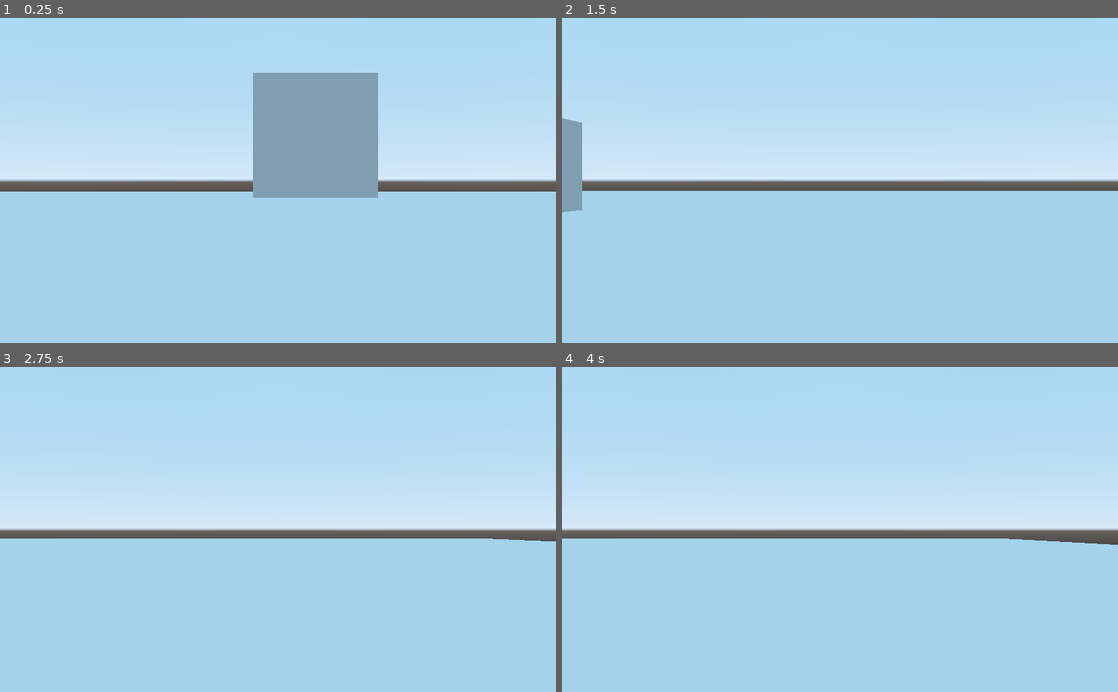
Above: before the commit, frames 1-4 (two rows, left to right).
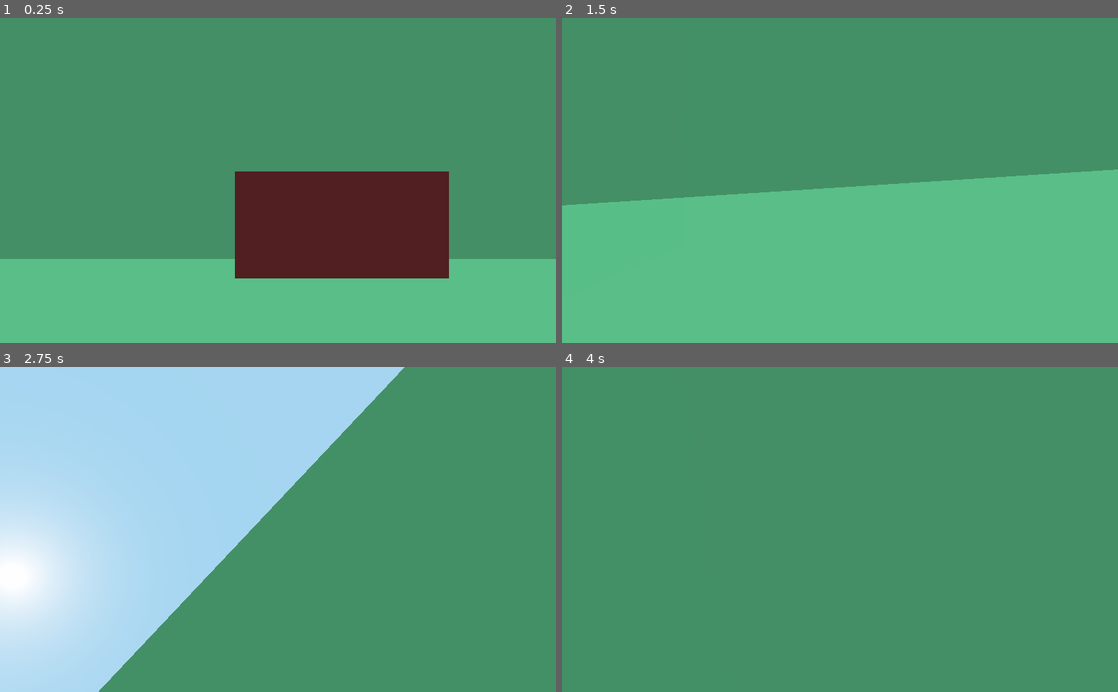
Above: after the commit, the same moments.

Repository: DocentSzachista/PiPG-demo
Game: Godot game, scene res://Main.tscn
The game is run twice, just before and just after one commit, with the same random seed, the same clock (stepped at 60 frames per second) and the same inputs. The project has no main scene, so this scene is started directly.
Inputs (mouse positions are in pixels of both pictures, inside the frame that each line leads up to):
- Up to frame 1 (0.25 s): no input
- Up to frame 2 (1.5 s): move the mouse to (962, 164) at 0.52 s; hold D (move_right) 0.53-1.28 s; hold Space (jump, bound only after the commit) 0.53-1.28 s; move the mouse to (728, 196) at 1.27 s; hold S (move_backward) from 1.28 s (still down); tap W (move_foward) at 1.35 s
- Up to frame 3 (2.75 s): tap Space (jump, bound only after the commit) at 1.52, 1.55, 1.82 s; move the mouse to (333, 458) at 2.02 s; release S (move_backward) at 2.03 s; hold D (move_right) from 2.03 s (still down); hold Space (jump, bound only after the commit) from 2.03 s (still down)
- Up to frame 4 (4 s): move the mouse to (812, 594) at 2.77 s; release Space (jump, bound only after the commit) at 2.78 s; tap W (move_foward) at 2.85 s; tap Space (jump, bound only after the commit) at 3.02, 3.05, 3.32 s; move the mouse to (1006, 578) at 3.52 s; release D (move_right) at 3.53 s; hold A (move_left) from 3.53 s (still down); hold Space (jump, bound only after the commit) from 3.53 s (still down)

The runs differ from the first frame. In frame 1, 100% of the frame differs, in the area x 0-100%, y 0-100%; in frame 2, 100%; in frame 3, 66%; in frame 4, 100%.

Commit message:
add camera rotation and jumping

Diff:
--- a/Demo-version/Main.tscn
+++ b/Demo-version/Main.tscn
@@ -1,34 +1,31 @@
-[gd_scene load_steps=6 format=2]
+[gd_scene load_steps=7 format=2]
 
 [ext_resource path="res://assets/Player/Player.tscn" type="PackedScene" id=1]
 
-[sub_resource type="BoxShape" id=1]
-extents = Vector3( 30, 0.5, 30 )
+[sub_resource type="BoxShape" id=3]
+extents = Vector3( 1, 0.5, 1 )
 
-[sub_resource type="CubeMesh" id=2]
-size = Vector3( 60, 1, 60 )
-
-[sub_resource type="BoxShape" id=3]
+[sub_resource type="SpatialMaterial" id=5]
+albedo_color = Color( 0.647059, 0.160784, 0.160784, 1 )
 
 [sub_resource type="CubeMesh" id=4]
+material = SubResource( 5 )
+size = Vector3( 2, 1, 2 )
+
+[sub_resource type="SpatialMaterial" id=6]
+albedo_color = Color( 0.54902, 0.905882, 0.572549, 1 )
+metallic = 0.16
+
+[sub_resource type="SpatialMaterial" id=7]
+albedo_color = Color( 0.54902, 0.905882, 0.572549, 1 )
 
 [node name="Main" type="Node"]
 
-[node name="Floor" type="StaticBody" parent="."]
-transform = Transform( 1, 0, 0, 0, 1, 0, 0, 0, 1, -0.00631905, 0, 0 )
-
-[node name="FloorCollisionShape" type="CollisionShape" parent="Floor"]
-shape = SubResource( 1 )
-
-[node name="FloorMeshInstance" type="MeshInstance" parent="Floor"]
-mesh = SubResource( 2 )
-material/0 = null
-
 [node name="Player" parent="." instance=ExtResource( 1 )]
-transform = Transform( 1, 0, 0, 0, 1, 0, 0, 0, 1, 0, 0.938528, 0 )
+transform = Transform( 1, 0, 0, 0, 1, 0, 0, 0, 1, 0, 0.9888, 0 )
 
 [node name="RigidBody" type="RigidBody" parent="."]
-transform = Transform( 1, 0, 0, 0, 1, 0, 0, 0, 1, 0.59745, 2.14314, -8.76087 )
+transform = Transform( 1, 0, 0, 0, 1, 0, 0, 0, 1, 0.59745, 1.64011, -5.52661 )
 
 [node name="CollisionShape" type="CollisionShape" parent="RigidBody"]
 shape = SubResource( 3 )
@@ -36,3 +33,19 @@
 [node name="MeshInstance" type="MeshInstance" parent="RigidBody"]
 mesh = SubResource( 4 )
 material/0 = null
+
+[node name="MainCSGBox" type="CSGBox" parent="."]
+transform = Transform( 1, 0, 0, 0, 1, 0, 0, 0, 1, 0, 2.65598, 0 )
+use_collision = true
+width = 20.0
+height = 5.0
+depth = 20.0
+material = SubResource( 6 )
+
+[node name="SubstractCSGBox" type="CSGBox" parent="MainCSGBox"]
+transform = Transform( 1, 0, 0, 0, 1, 0, 0, 0, 1, 0, 0.192096, 0 )
+operation = 2
+width = 18.0
+height = 5.0
+depth = 18.0
+material = SubResource( 7 )
--- a/Demo-version/assets/Player/Player.gd
+++ b/Demo-version/assets/Player/Player.gd
@@ -1,41 +1,63 @@
 extends KinematicBody
 # EXPORT VARIABLES #
 export var speed := 10.0
-export var fall_acceleration := 75
-export var jump_strenght := 5.0
-export var gravity := 50
+export var move_acceleration := 10.0
+export var in_air_acceleration = 1.0
+export var jump_height := 2.5
+export var gravity := 20.0
+export var sensitivity := 1.0
+
 # SCRIPT VARIABLES
 var _velocity = Vector3.ZERO
-var _snap_vector = Vector3.DOWN
 
-onready var _head: Spatial = $Head
+var _jumped = false
+var lookSensitivity = 10.0
+var sensivity_factor = 0.35
+onready var _head := $Head
 
 # SYSTEM VARIABLES
 
 func _ready():
 	pass # Replace with function body.
 
+func _input(event):
+	if event is InputEventMouseMotion:
+		rotate_y(deg2rad(-event.relative.x * sensitivity * sensivity_factor))
+		_head.rotate_x(deg2rad(-event.relative.y * sensitivity * sensivity_factor) )
+		_head.rotation.x = clamp(_head.rotation.x, deg2rad(-90), deg2rad(90))
+	if event.is_action_pressed("jump"):
+		_jumped = true
 
-# lets proccess basic physics
+
 func _physics_process(delta) -> void:
 
-	_count_move(delta)
-	_velocity = move_and_slide_with_snap(_velocity, _snap_vector, Vector3.UP, true)
+	var snap = Vector3.ZERO
+	var acc = in_air_acceleration
+	var curr_y = _velocity.y
+	_velocity.y = 0
 
+
+	if is_on_floor():
+		acc = move_acceleration
+		if _jumped :
+			curr_y = sqrt(2 * jump_height * gravity)
+			_jumped = false
+	else:
+			curr_y -= gravity * delta
+
+	#
+	_velocity = _velocity.linear_interpolate( _get_move_dir() * speed, acc * delta)
+	_velocity.y = curr_y
+	_velocity = move_and_slide_with_snap(_velocity, snap, Vector3.UP,  false, 4, PI/4, false)
 
 
 ##
 #   PRIVATE SECTION
 ##
 
-func _move_dir() -> Vector3:
+# function to process user movement direction
+func _get_move_dir() -> Vector3:
 	var move_direction = Vector3()
 	move_direction.x = Input.get_action_strength("move_right") - Input.get_action_strength("move_left")
 	move_direction.z = Input.get_action_strength("move_backward") - Input.get_action_strength("move_foward")
 	return move_direction.rotated(Vector3.UP,  global_transform.basis.get_euler().y).normalized()
-
-func _count_move(delta) ->void:
-	var direction = _move_dir()
-	_velocity.x = direction.x * speed
-	_velocity.z = direction.z * speed
-	_velocity.y -= 	gravity * delta
--- a/Demo-version/assets/Player/Player.tscn
+++ b/Demo-version/assets/Player/Player.tscn
@@ -3,19 +3,20 @@
 [ext_resource path="res://assets/Player/Player.gd" type="Script" id=1]
 
 [sub_resource type="CapsuleShape" id=1]
-radius = 0.265033
-height = 0.358402
+radius = 0.41868
+height = 1.00024
 
 [node name="Player" type="KinematicBody"]
+transform = Transform( 1, 0, 0, 0, 1, 0, 0, 0, 1, 0, 0.410844, 0 )
 script = ExtResource( 1 )
 
 [node name="Head" type="Spatial" parent="."]
-transform = Transform( 1, 0, 0, 0, 1, 0, 0, 0, 1, 0, 0.612704, 0 )
+transform = Transform( 1, 0, 0, 0, 1, 0, 0, 0, 1, 0, 0.924449, 0 )
 
 [node name="Camera" type="Camera" parent="Head"]
-transform = Transform( 1, 0, 0, 0, 1, 0, 0, 0, 1, 0, 0, -0.00166374 )
+transform = Transform( 1, 0, 0, 0, 1, 0, 0, 0, 1, 0, 0.0986278, -0.00166374 )
 fov = 37.1
 
 [node name="PlayerCollisionShape" type="CollisionShape" parent="."]
-transform = Transform( 1, 0, 0, 0, -4.37114e-08, -1, 0, 1, -4.37114e-08, 0, 0.382597, 0 )
+transform = Transform( 1, 0, 0, 0, -4.37114e-08, -1, 0, 1, -4.37114e-08, -0.013998, 0.482836, -0.0101421 )
 shape = SubResource( 1 )
--- a/Demo-version/project.godot
+++ b/Demo-version/project.godot
@@ -43,6 +43,11 @@
 "events": [ Object(InputEventKey,"resource_local_to_scene":false,"resource_name":"","device":0,"alt":false,"shift":false,"control":false,"meta":false,"command":false,"pressed":false,"scancode":0,"physical_scancode":83,"unicode":0,"echo":false,"script":null)
  ]
 }
+jump={
+"deadzone": 0.5,
+"events": [ Object(InputEventKey,"resource_local_to_scene":false,"resource_name":"","device":0,"alt":false,"shift":false,"control":false,"meta":false,"command":false,"pressed":false,"scancode":0,"physical_scancode":32,"unicode":0,"echo":false,"script":null)
+ ]
+}
 
 [physics]
 
